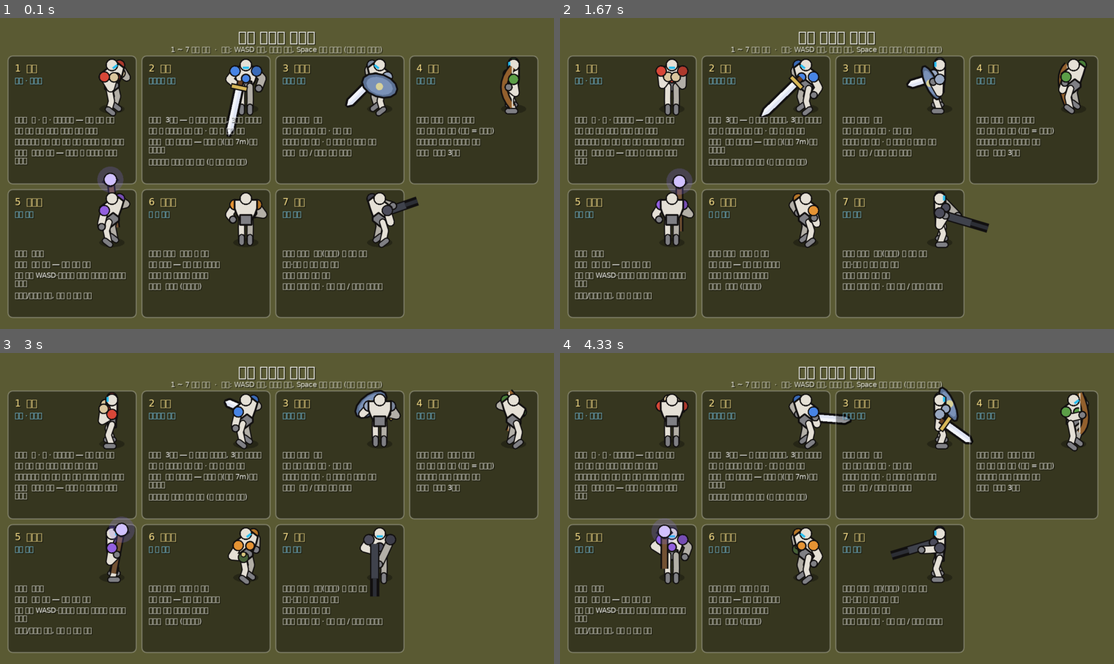
Above: before the commit, frames 1-4 (two rows, left to right).
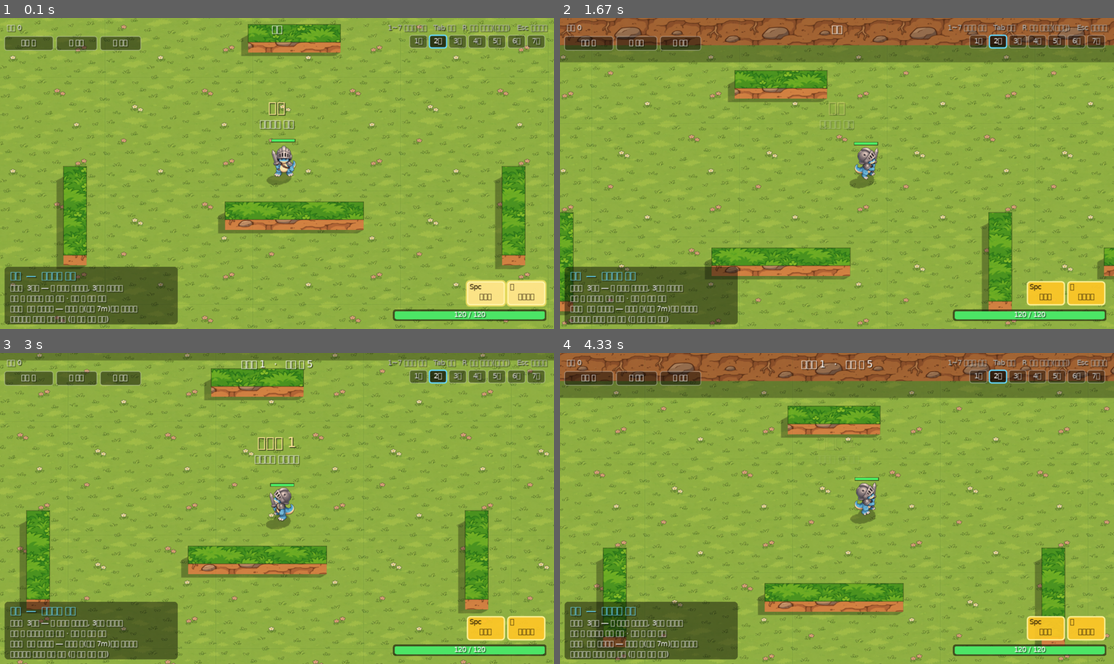
Above: after the commit, the same moments.

Repository: kaino0404-collab/quarterview-action-game
Game: LÖVE game, started from main.lua
Same seed, same stepped clock (60 frames per second), same inputs: the game is played once before the commit and once after it.
Inputs:
- Up to frame 1 (0.1 s): no input
- Up to frame 2 (1.67 s): hold Right 0.33-0.8 s; hold Up 0.83-1.3 s; hold Right from 1.33 s (still down)
- Up to frame 3 (3 s): release Right at 1.8 s; hold Left 1.83-2.37 s; hold Down 2.4-2.87 s; hold Left from 2.9 s (still down)
- Up to frame 4 (4.33 s): release Left at 3.37 s; hold Up 3.4-3.87 s; hold Right from 3.9 s (still down)

The runs differ from the first frame. In frame 1, 98% of the frame differs, in the area x 0-100%, y 0-100%; in frame 2, 98%; in frame 3, 97%; in frame 4, 98%.

Commit message:
실행하면 고르기 화면 없이 바로 검사로 시작
- 기본 캐릭터 맨손(1) → 검사(2)
- 실행하면 스타일 고르기 화면 대신 바로 싸움 (다른 캐릭터는 Tab·숫자키·패드 Back)
- 자동 테스트도 --style 없으면 검사

다음: 유저 플레이

Co-Authored-By: Claude Opus 5.5 <noreply@anthropic.com>

Diff:
--- a/main.lua
+++ b/main.lua
@@ -260,7 +260,7 @@
 local wave, waveQueue, spawnT, breakT, kills
 local banner = { text = "", sub = "", t = 0 }
 local gameTime, realTime = 0, 0
-local styleIdx = 1
+local styleIdx = 2                     -- 기본 캐릭터 = 검사 (2026-11-23 유저 "실행하면 검사가 기본으로", 예전 1 = 맨손)
 local shadowCanvas
 local beamSrc
 local mouseMovedT = 0
@@ -3203,7 +3203,7 @@
 end
 
 function love.load(args)
-  -- --autotest      : 지금 작업 중인 스타일 하나만 40초 (기본 맨손, --style=2 면 검사)
+  -- --autotest      : 지금 작업 중인 스타일 하나만 40초 (기본 검사, --style=N 으로 고름)
   -- --autotest-all  : 7개 스타일 모두 25초씩
   for _, a in ipairs(args or {}) do
     local n = a:match("^%-%-style=(%d+)$")
@@ -3225,7 +3225,9 @@
   beamSrc = sfx.beam
   shadowCanvas = lg.newCanvas(W, H)
   newGame()
-  if AUTO then state = "play"; inGame = true end
+  -- 실행하면 스타일 고르기 화면 없이 바로 검사로 싸움 시작 (Tab·숫자키로 다른 캐릭터)
+  state, inGame = "play", true
+  PAD.sel = styleIdx
 end
 
 function love.resize() updateView(); makeFonts() end
Not shown, changed: CLAUDE.md
Not shown, changed: 작업기록.md
